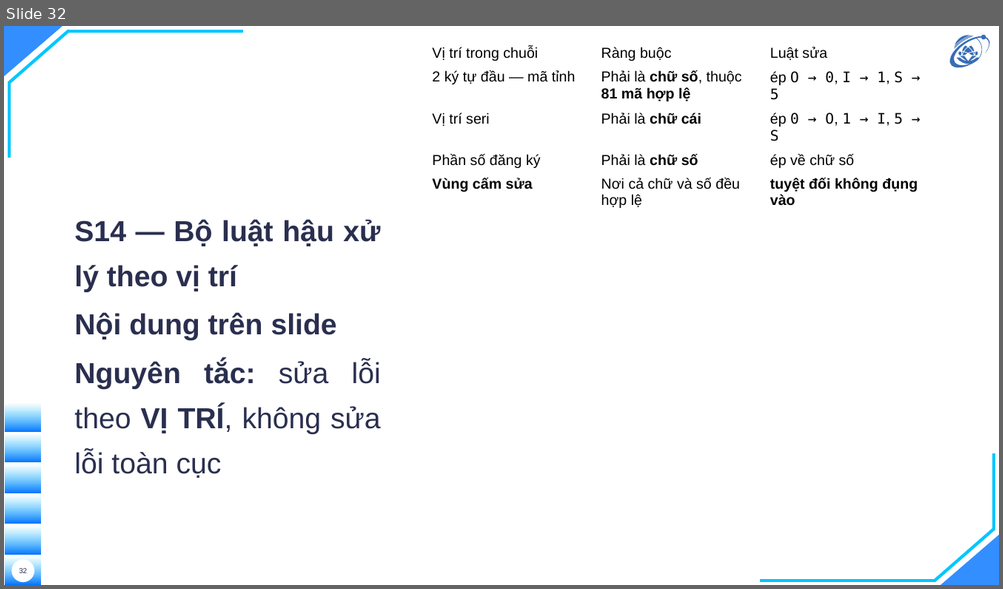
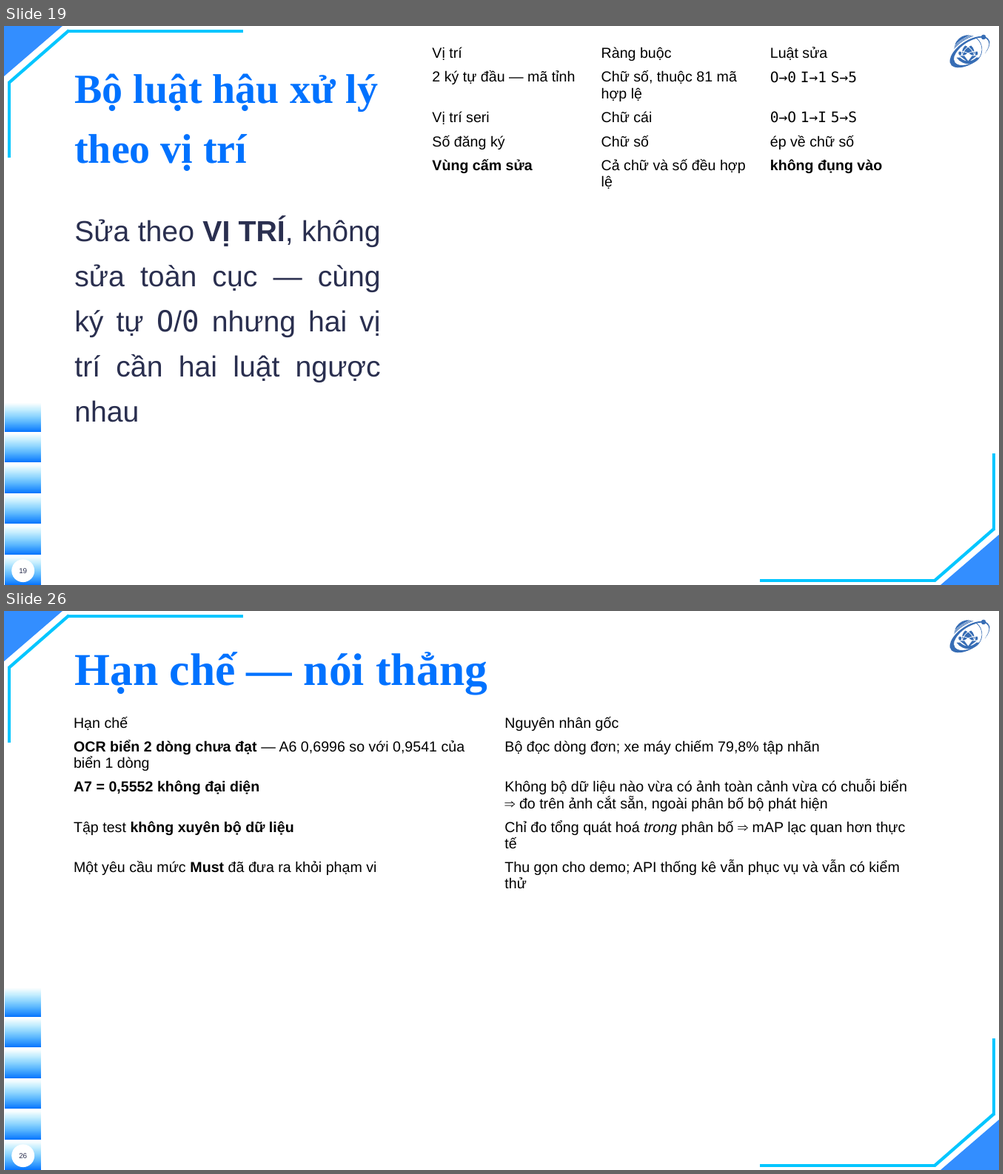
Before and after one commit to hieunguyen2604/alpr-do-an-mon-hoc, a slide deck: docs/slides/slides.pptx. Shown one above the other, each under a label of ours: slide 32 before the commit, slides 19 and 26 after it; the slides between them are not shown. The pictures are 1003x589 and 1003x1174 pixels, drawn with LibreOffice and Linux fonts; fonts in the diff are those of the drawing; background and template pictures are left out. Boxes give left, top, right and bottom in pixels: in the first picture for what was removed or moved away, otherwise in the second. Text is boxed around its words. In the diff, an @@ line names an element or a change of style, - is before the commit and + after.

```diff
--- a/docs/slides/slides.pptx
+++ b/docs/slides/slides.pptx
@@ slide 26 added at [4,611,999,1170], background picture (left out); not listed: 16 template elements that a slide beside it also shows @@
@@ title added at [74,652,487,693], 44 pt, text #0072FF, bold @@
+Hạn chế — nói thẳng
@@ table added at [66,712,928,1115], 5 rows, 2 columns @@
+Hạn chế | Nguyên nhân gốc
+OCR biển 2 dòng chưa đạt — A6 0,6996 so với 0,9541 của biển 1 dòng | Bộ đọc dòng đơn; xe máy chiếm 79,8% tập nhãn
+A7 = 0,5552 không đại diện | Không bộ dữ liệu nào vừa có ảnh toàn cảnh vừa có chuỗi biển ⇒ đo trên ảnh cắt sẵn, ngoài phân bố bộ phát hiện
+Tập test không xuyên bộ dữ liệu | Chỉ đo tổng quát hoá trong phân bố ⇒ mAP lạc quan hơn thực tế
+Một yêu cầu mức Must đã đưa ra khỏi phạm vi | Thu gọn cho demo; API thống kê vẫn phục vụ và vẫn có kiểm thử
@@ page number added at [19,1153,27,1159], 7 pt, text #2A2F4F @@
+26
@@ what was slide 32 is now slide 19 @@
@@ slide 19 changed as well @@
@@ table at [425,42,930,529] @@
-row 1, column 1: Vị trí trong chuỗi
+row 1, column 1: Vị trí
-row 2, column 2: Phải là chữ số, thuộc 81 mã hợp lệ
+row 2, column 2: Chữ số, thuộc 81 mã hợp lệ
-row 2, column 3: ép O → 0, I → 1, S → 5
+row 2, column 3: O→0 I→1 S→5
-row 3, column 2: Phải là chữ cái
+row 3, column 2: Chữ cái
-row 3, column 3: ép 0 → O, 1 → I, 5 → S
+row 3, column 3: 0→O 1→I 5→S
-row 4, column 1: Phần số đăng ký
+row 4, column 1: Số đăng ký
-row 4, column 2: Phải là chữ số
+row 4, column 2: Chữ số
-row 5, column 2: Nơi cả chữ và số đều hợp lệ
+row 5, column 2: Cả chữ và số đều hợp lệ
-row 5, column 3: tuyệt đối không đụng vào
+row 5, column 3: không đụng vào
@@ title added at [74,73,378,170], 40 pt, text #0072FF, bold @@
+Bộ luật hậu xử lý theo vị trí
@@ text at [74,218,381,423]: text changed; bold off @@
-S14 — Bộ luật hậu xử lý theo vị trí
-Nội dung trên slide
-Nguyên tắc: sửa lỗi theo VỊ TRÍ, không sửa lỗi toàn cục
+Sửa theo VỊ TRÍ, không sửa toàn cục — cùng ký tự O/0 nhưng hai vị trí cần hai luật ngược nhau
@@ page number at [19,568,27,574]: text changed @@
-32
+19
```
Also in this commit, not shown: 18 other slides changed, 8 other slides added, 32 slides removed, 5 other files.
